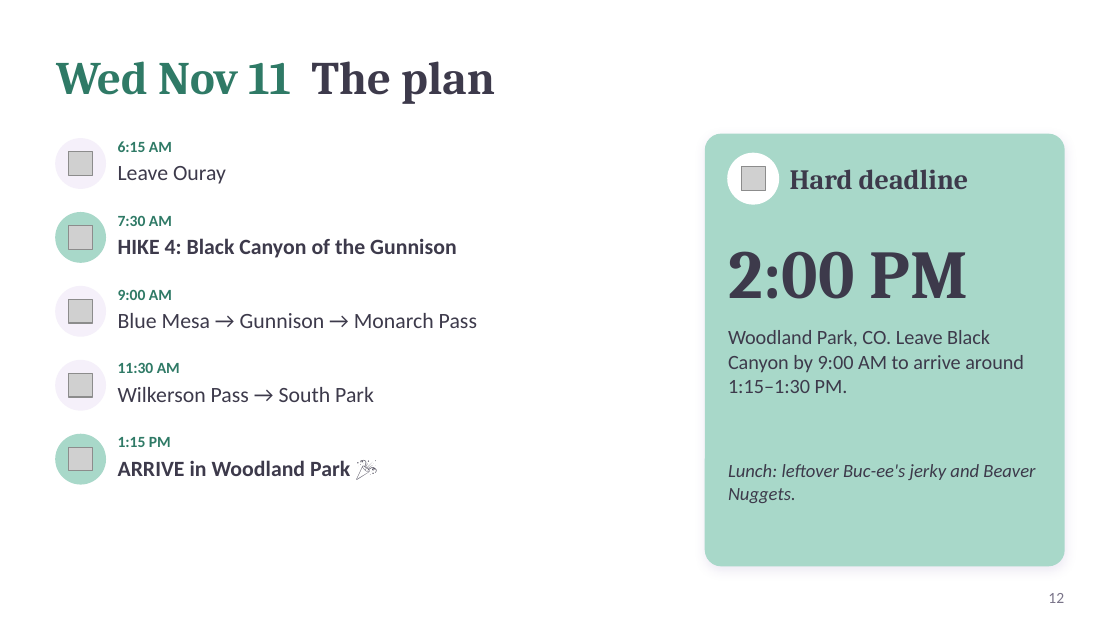
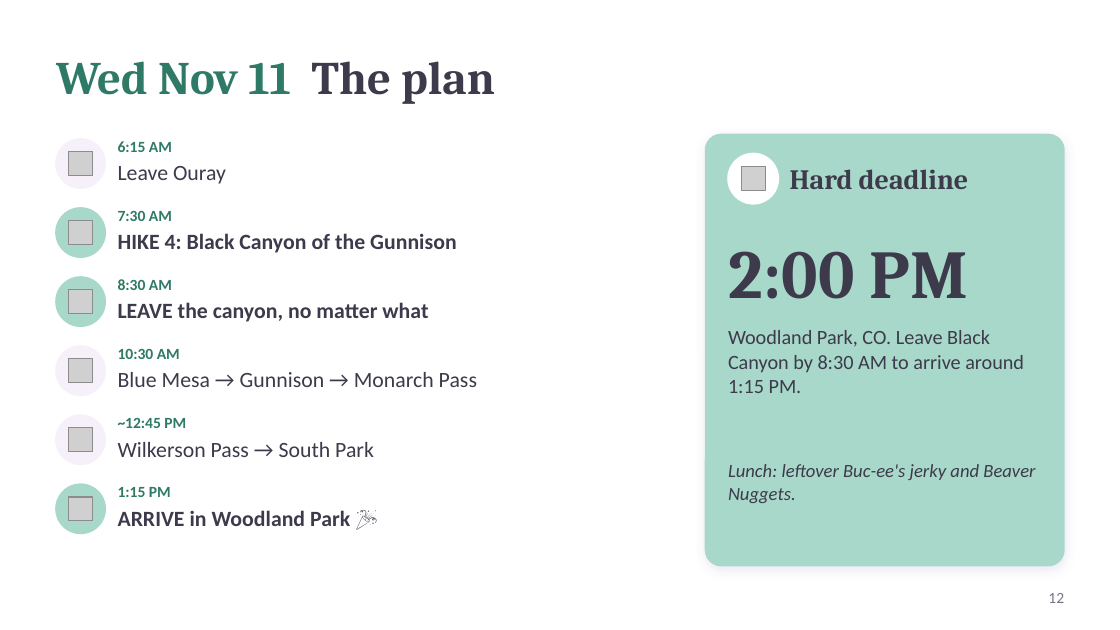
Before and after one commit to kohl-crypto/desert-to-divide, a slide deck: slide 12 of Desert-to-Divide-Tour-Guide.pptx. Drawn at 1120x630 pixels with LibreOffice and Linux fonts; fonts in the diff are those of the drawing; grey boxes stand for pictures. Boxes give left, top, right and bottom in pixels: in the first picture for what was removed or moved away, otherwise in the second. Text is boxed around its words. In the diff, an @@ line names an element or a change of style, - is before the commit and + after.

```diff
--- a/Desert-to-Divide-Tour-Guide.pptx
+++ b/Desert-to-Divide-Tour-Guide.pptx
@@ 2 texts, 1 picture, 1 ellipse: place and size @@
-2 texts, 1 picture, 1 ellipse at (56,213,456,262)
+2 texts, 1 picture, 1 ellipse at (56,208,456,258)
@@ ellipse: place and size @@
-ellipse at (56,287,105,336)
+ellipse at (56,277,105,326)
@@ ellipse at (56,277,105,326): fill #F5F0FA to #A8D8C9; outline #F5F0FA 1 pt to #A8D8C9 1 pt @@
@@ picture: place and size @@
-picture at (68,299,92,323)
+picture at (68,290,92,314)
@@ text at (118,279,172,290): text changed @@
-9:00 AM
+8:30 AM
@@ text added at (118,302,428,322), 14 pt, text #3D3A4B, bold @@
+LEAVE the canyon, no matter what
@@ ellipse: place and size @@
-ellipse at (56,361,105,410)
+ellipse at (56,346,105,395)
@@ picture added at (68,358,92,382) @@
@@ text at (118,349,180,359): text changed @@
-11:30 AM
+10:30 AM
@@ text at (728,330,1024,393): text changed @@
-Woodland Park, CO. Leave Black Canyon by 9:00 AM to arrive around 1:15–1:30 PM.
+Woodland Park, CO. Leave Black Canyon by 8:30 AM to arrive around 1:15 PM.
@@ text "Blue Mesa → Gunnison → ...": place and size @@
-text "Blue Mesa → Gunnison → ..." at (118,313,477,328)
+text "Blue Mesa → Gunnison → ..." at (118,372,477,387)
@@ ellipse added at (56,416,105,465), fill #F5F0FA, outline #F5F0FA 1 pt @@
@@ text added at (118,418,186,428), 10 pt, text #2F7A66, bold @@
+~12:45 PM
@@ picture: place and size @@
-picture at (68,373,92,396)
+picture at (68,428,92,451)
@@ text "Wilkerson Pass → South Park": place and size @@
-text "Wilkerson Pass → South Park" at (118,387,374,402)
+text "Wilkerson Pass → South Park" at (118,442,374,457)
@@ 2 texts, 1 picture, 1 ellipse: place and size @@
-2 texts, 1 picture, 1 ellipse at (56,435,350,484)
+2 texts, 1 picture, 1 ellipse at (56,484,350,533)
```
Also in this commit, not shown: 13 other slides changed, 1 slide added, 1 slide removed, 4 other files.
